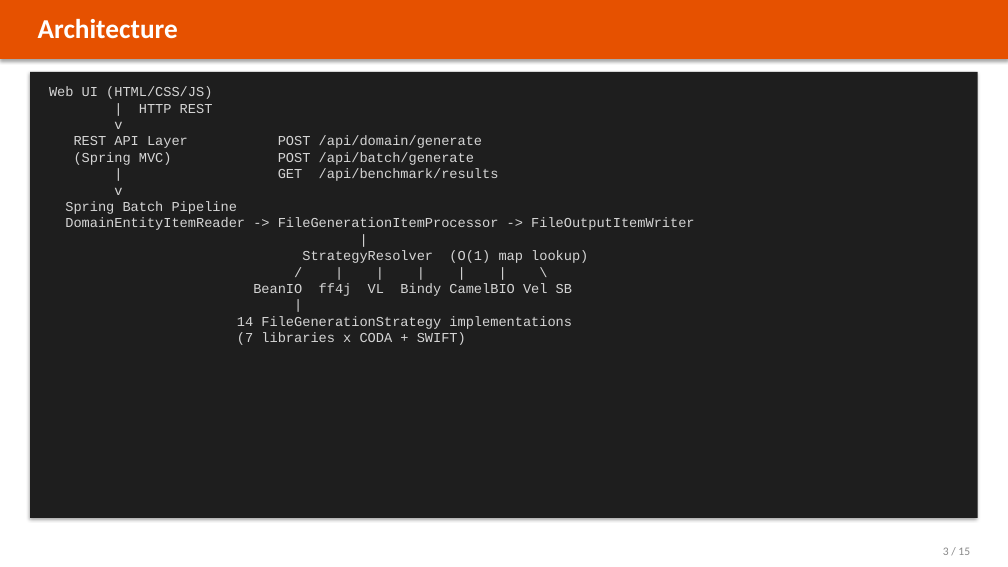
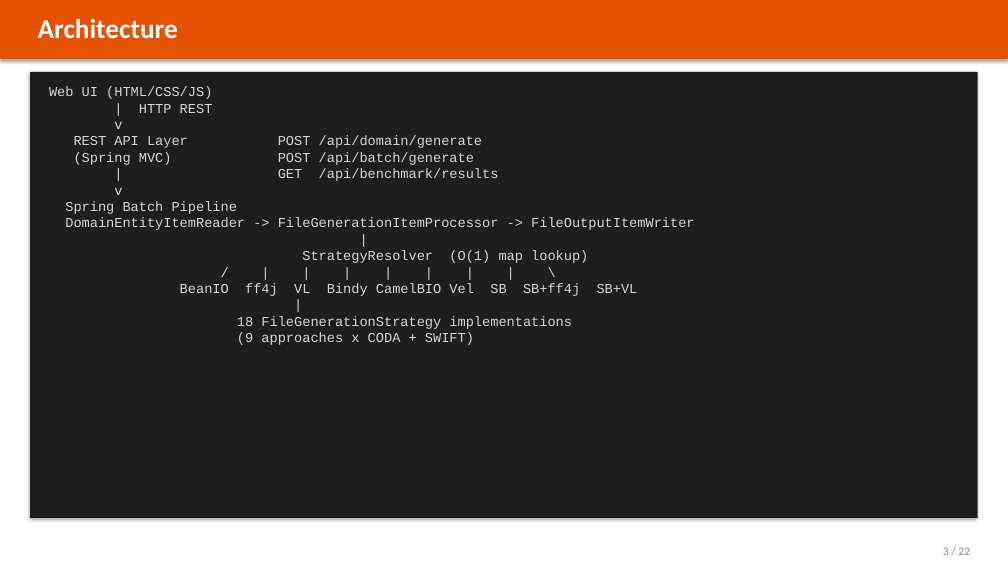
Before and after one commit to wallaceespindola/fixed-length-converters, a slide deck: slide 3 of docs/slides/banking-parser-platform.pptx. Drawn at 1008x567 pixels with LibreOffice and Linux fonts; fonts in the diff are those of the drawing. Boxes give left, top, right and bottom in pixels: in the first picture for what was removed or moved away, otherwise in the second. Text is boxed around its words. In the diff, an @@ line names an element or a change of style, - is before the commit and + after.

Commit message:
docs: ground the formatter comparison in verified data
The comparison tables rated libraries on adjectives alone — no versions, no
release dates, no maintenance signal, and nothing a bank could use to judge
operational risk.

Replace them with facts gathered on 2026-07-27 from Maven Central metadata,
the GitHub REST API and deps.dev: pinned vs latest version, release dates,
repository activity, stars, governance model, dependent packages, license,
jar size and transitive cost (camel-bindy drags in icu4j at 14 MB), plus the
CVE-2020-13936 caveat for Velocity templates. Maven Central publishes no
download counts, so dependents and release cadence stand in for adoption and
the docs say so rather than quoting an invented number.

Add measured throughput for all nine approaches: a 36-benchmark JMH run and
end-to-end batch-pipeline records/second. fixedformat4j leads CODA; the two
annotation-derived Spring Batch hybrids match native Spring Batch, confirming
the reflection cost is construction-time only.

Deck grows from 15 to 22 slides (annotation-derived layouts, library health,
adoption, supply chain, bank suitability, both performance views). README and
CLAUDE.md updated; PPTX regenerated from tools/python/generate_pptx.py.

```diff
--- a/docs/slides/banking-parser-platform.pptx
+++ b/docs/slides/banking-parser-platform.pptx
@@ text at (x1=180, y1=283, x2=638, y2=296): text changed @@
-/ | | | | | \
-BeanIO ff4j VL Bindy CamelBIO Vel SB
+/ | | | | | | | \
+BeanIO ff4j VL Bindy CamelBIO Vel SB SB+ff4j SB+VL
@@ text at (x1=237, y1=316, x2=572, y2=345): text changed @@
-14 FileGenerationStrategy implementations
-(7 libraries x CODA + SWIFT)
+18 FileGenerationStrategy implementations
+(9 approaches x CODA + SWIFT)
@@ text at (x1=943, y1=547, x2=970, y2=555): text changed @@
-3 / 15
+3 / 22
```
Also in this commit, not shown: 13 other slides changed, 8 slides added, 1 slide removed, 7 other files.
